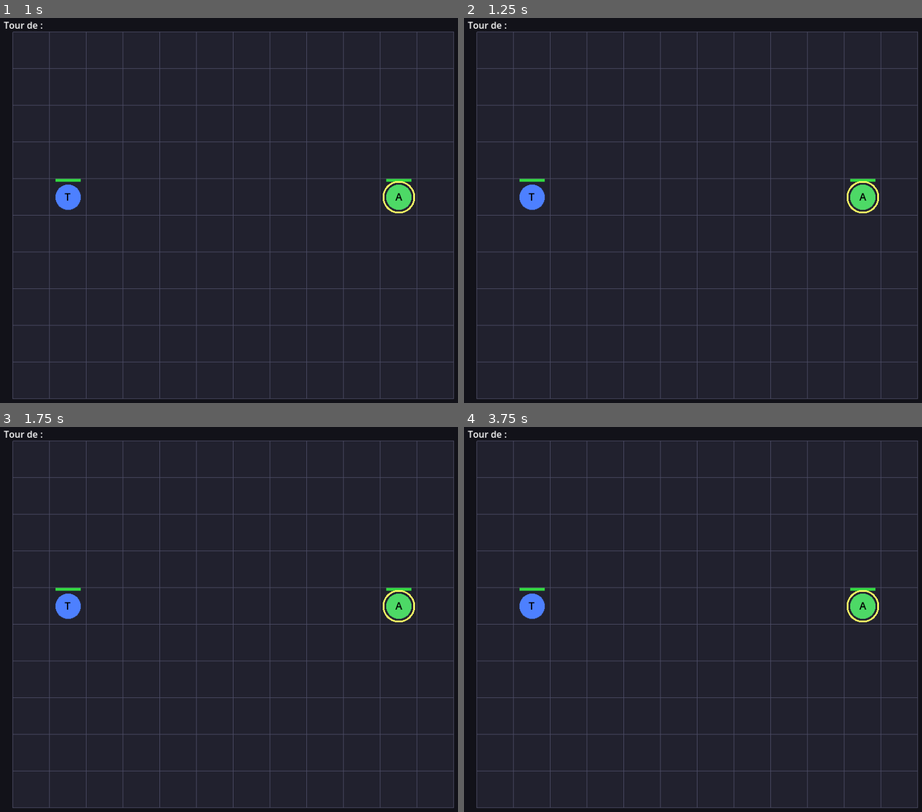
Above: before the commit, frames 1-4 (two rows, left to right).
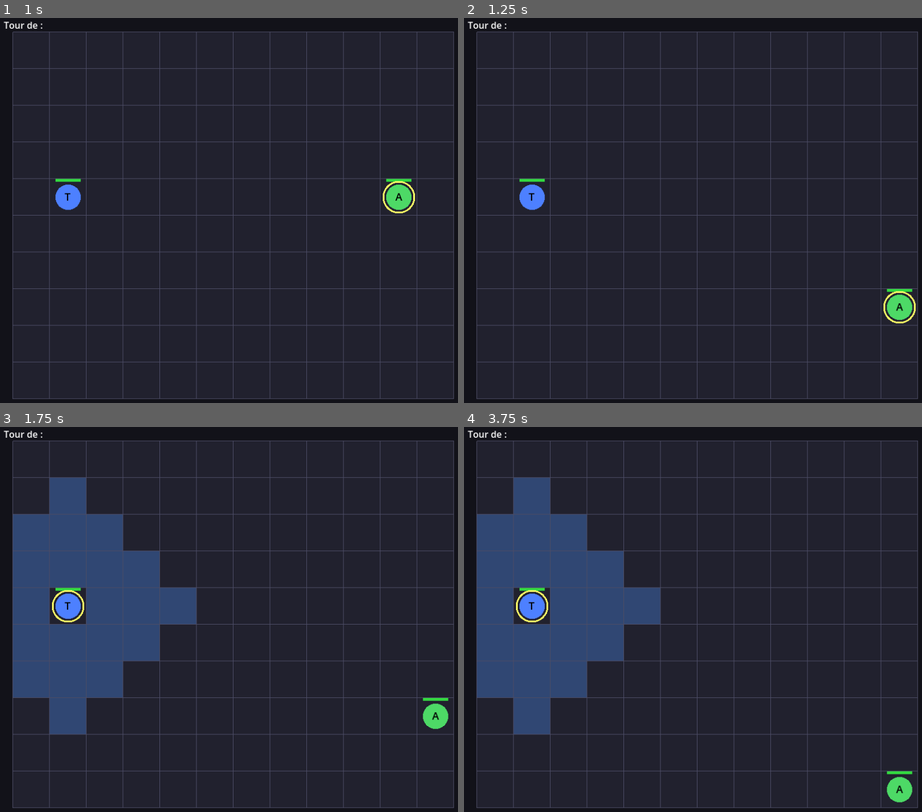
Above: after the commit, the same moments.

Repository: bodji27200-web/mon-jeux-video-
Game: Godot game, scene res://Main.tscn
Two runs of this game, one before a commit and one after it. Both use one fixed random seed, a clock stepped at 60 frames per second and the inputs below. This scene is started directly instead of the project's main scene.
Inputs (mouse positions are in pixels of both pictures, inside the frame that each line leads up to):
- Up to frame 1 (1 s): tap Enter (ui_accept) at 0.5, 0.77 s; move the mouse to (338, 195) at 0.52 s; click (338, 195) at 0.67 s
- Up to frame 2 (1.25 s): no input
- Up to frame 3 (1.75 s): move the mouse to (137, 646) at 1.27 s; click (137, 646) at 1.42 s; tap Enter (ui_accept) at 1.52 s
- Up to frame 4 (3.75 s): tap Enter (ui_accept) at 2, 2.75, 3.02, 3.5 s; move the mouse to (743, 534) at 2.02 s; click (743, 534) at 2.17 s; move the mouse to (674, 704) at 2.77 s; click (674, 704) at 2.92 s; move the mouse to (839, 684) at 3.52 s; click (839, 684) at 3.67 s

Frame 1 is identical in both runs. In frame 2, 0.9% of the frame differs, in the area x 83-99%, y 41-80%; in frame 3, 16%; in frame 4, 16%, in the area x 2-98%, y 13-98%.
Error before the commit: Parse Error: Cannot infer the type of "is_healer" variable because the value doesn't have a set type. (res://AI.gd:24)

Commit message:
Fix: typage explicite dans AI.gd (erreurs de compilation) + .gitignore Godot

Diff:
--- a/AI.gd
+++ b/AI.gd
@@ -21,7 +21,7 @@
 		else:
 			enemies.append(u)
 
-	var is_healer := unit.data.behavior == "heal"
+	var is_healer: bool = unit.data.behavior == "heal"
 
 	# Cibles potentielles : alliés blessés (soigneur) ou ennemis.
 	var pool: Array = []
@@ -45,7 +45,7 @@
 
 	var target: Node = _pick_ally(pool) if is_healer else _pick_enemy(unit, pool)
 	var rng := int(unit.data.attack_range)
-	var kite := is_healer or unit.data.behavior == "kite"
+	var kite: bool = is_healer or unit.data.behavior == "kite"
 
 	# Erreur volontaire selon la difficulté.
 	var mistake := randf() < float(GameData.DIFFICULTIES[GameData.difficulty].ai_mistake_chance)
@@ -102,7 +102,7 @@
 
 
 static func _cell_score(unit: Node, cell: Vector2i, target: Node, enemies: Array, allies: Array, grid: Node, kite: bool, rng: int) -> float:
-	var in_range := grid.manhattan(cell, target.grid_position) <= rng
+	var in_range: bool = grid.manhattan(cell, target.grid_position) <= rng
 	var score := 1000.0 if in_range else 0.0
 	var near := _nearest(cell, enemies, grid)
 	if kite:
Not shown, added: .gitignore
